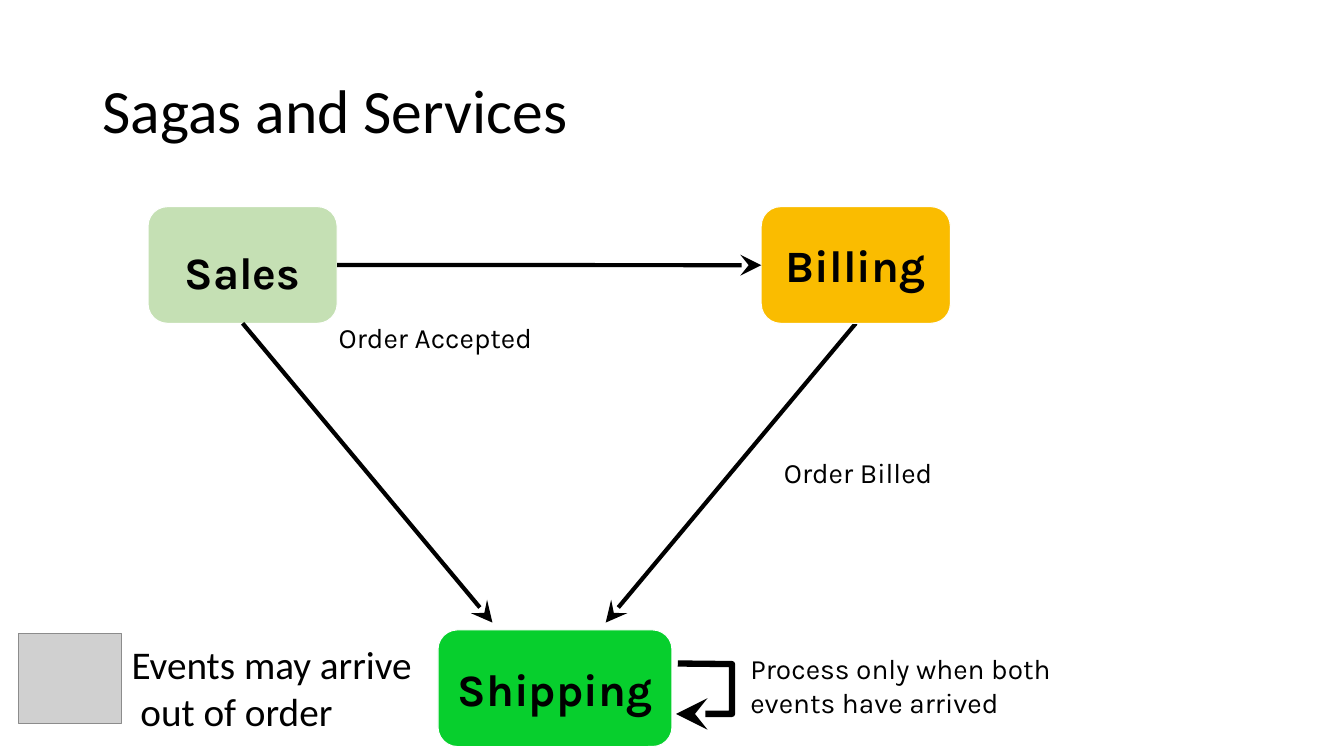
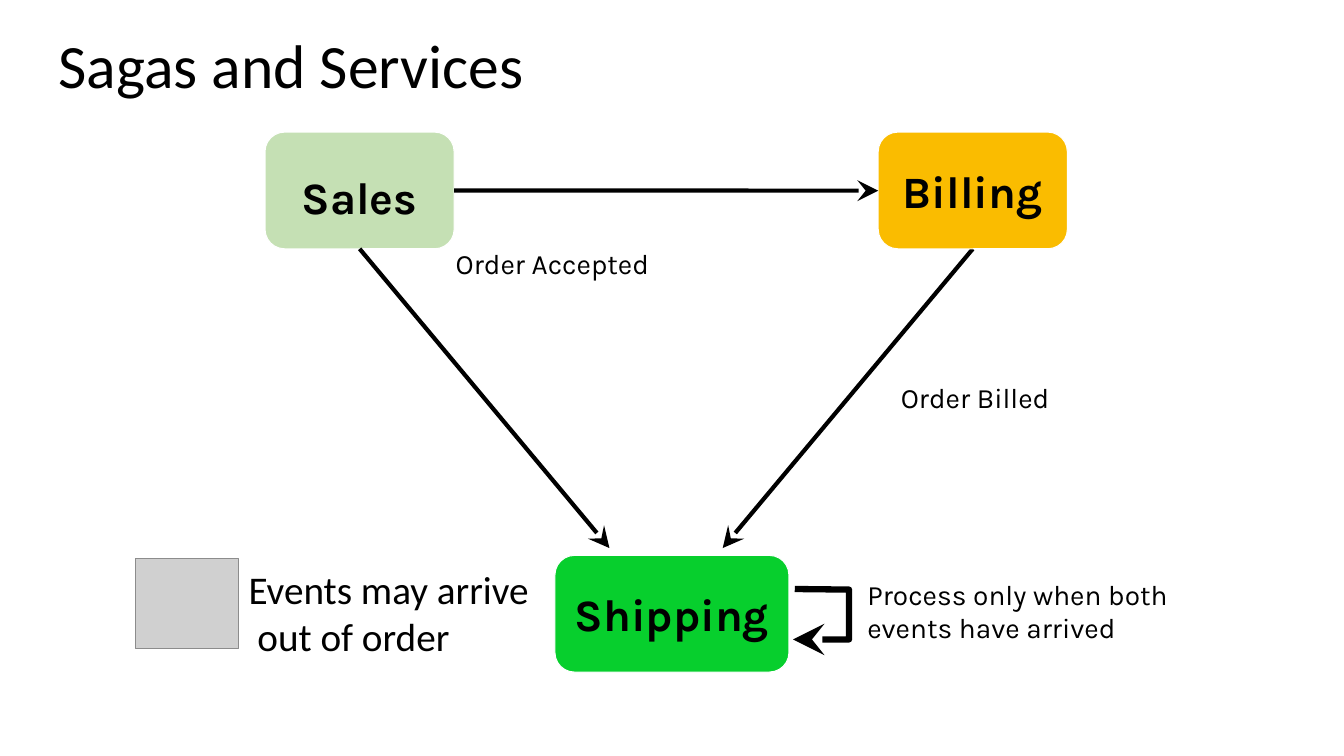
Before and after one commit to Particular/SagaMasterClass, a slide deck: slide 16 of SagaMasterClass.pptx. Drawn at 1344x756 pixels with LibreOffice and Linux fonts; fonts in the diff are those of the drawing; grey boxes stand for pictures. Boxes give left, top, right and bottom in pixels: in the first picture for what was removed or moved away, otherwise in the second. Text is boxed around its words. In the diff, an @@ line names an element or a change of style, - is before the commit and + after.

```diff
--- a/SagaMasterClass.pptx
+++ b/SagaMasterClass.pptx
@@ title "Sagas and Services": place and size @@
-title "Sagas and Services" at (102, 90, 567, 144)
+title "Sagas and Services" at (59, 45, 523, 99)
@@ 4 texts, 3 rounded rectangles, 3 arrows, 1 picture, 1 freeform shape: place and size @@
-4 texts, 3 rounded rectangles, 3 arrows, 1 picture, 1 freeform shape at (18, 207, 1050, 747)
+4 texts, 3 rounded rectangles, 3 arrows, 1 picture, 1 freeform shape at (135, 132, 1167, 673)
```
Also in this commit, not shown: 3 other slides changed.
